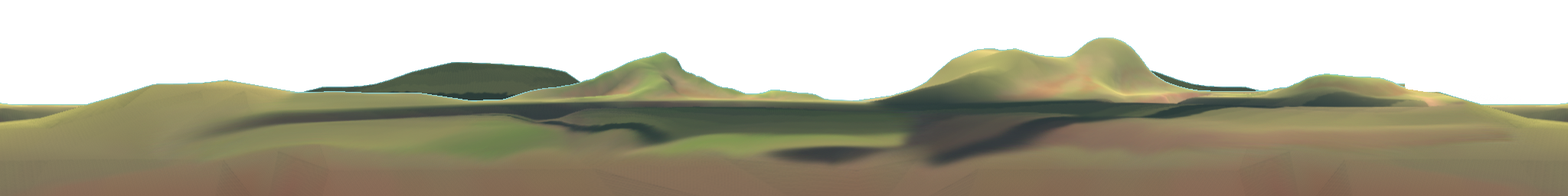
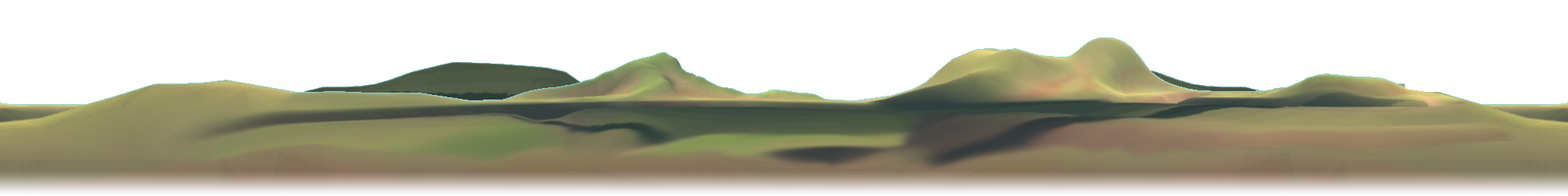
Layered file, before and after one edit (1568x196). Changes by layer:
added group "hills" with 4 layers over 0, 170, 1568, 196
moved "Layer 3" into group "hills" over 113, 170, 967, 189
moved "Layer 4" into group "hills" over 709, 170, 1555, 191
moved "Layer 2" into group "hills" over 0, 170, 860, 196
moved "Layer 2 copy" into group "hills" over 852, 170, 1568, 196
